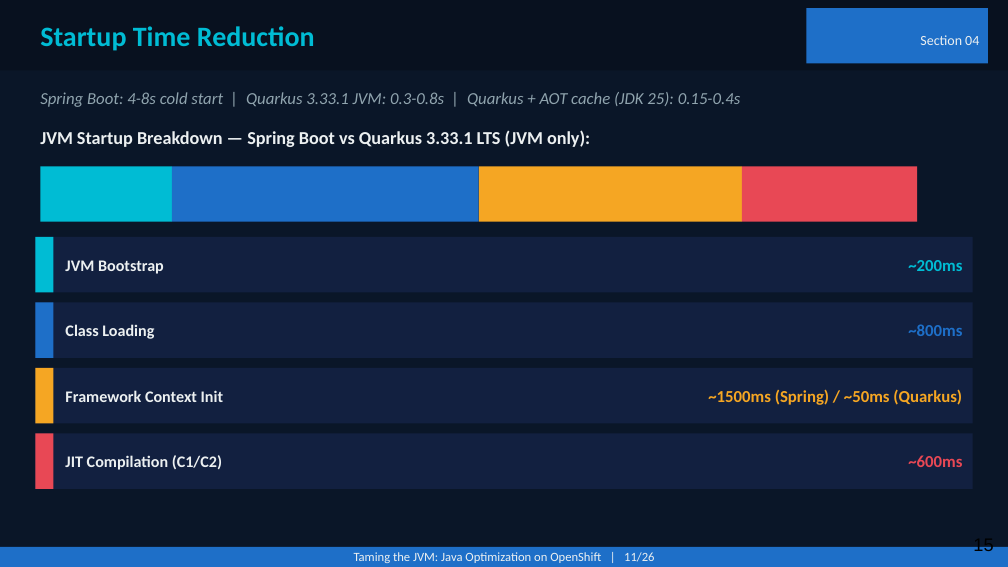
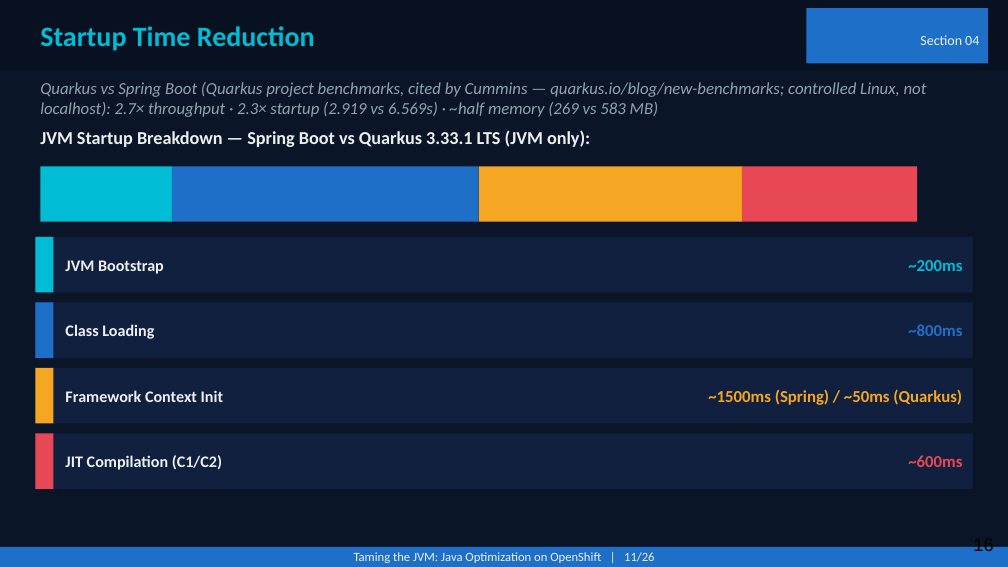
Before and after one commit to patterncatalyst/quarkus-optimization, a slide deck: slide 16 of presentation/optimizing-quarkus-on-kubernetes.pptx (slide 15 before the commit). Drawn at 1008x567 pixels with LibreOffice and Linux fonts; fonts in the diff are those of the drawing. Boxes give left, top, right and bottom in pixels: in the first picture for what was removed or moved away, otherwise in the second. Text is boxed around its words. In the diff, an @@ line names an element or a change of style, - is before the commit and + after.

Commit message:
feat(presentation): add measurement + execution-model slides; refresh citations
Tier 1+2 augmentations (deck now 56 slides):
- New slide (pos 4) 'How We Measured' — JMH/warmup, laptop/thermal caveat,
  localhost != production; cites Evans/Gough + Shirazi #308
- New slide (pos 19) 'Choosing an Execution Model' — blocking / @RunOnVirtualThread
  / reactive as a trade-off; JEP 491 (synchronized no longer pins), Agroal bound
- slide17: jvm.threads.live counts platform threads only; execution-model spectrum
- slide15: sourced Quarkus-vs-Spring figures (project benchmarks, cited by Cummins)
- slide30 + README: complete Evans (2nd ed, ISBN) + Schneider cites; add javaperformancetuning

Injected via clone-of-style + validation gate (python-pptx load, 56-page render).
Tone cleanup of the new slides' wording follows in the next pass.

```diff
--- a/presentation/optimizing-quarkus-on-kubernetes.pptx
+++ b/presentation/optimizing-quarkus-on-kubernetes.pptx
@@ text at (40, 82, 927, 117): text changed @@
-Spring Boot: 4-8s cold start | Quarkus 3.33.1 JVM: 0.3-0.8s | Quarkus + AOT cache (JDK 25): 0.15-0.4s
+Quarkus vs Spring Boot (Quarkus project benchmarks, cited by Cummins — quarkus.io/blog/new-benchmarks; controlled Linux, not localhost): 2.7× throughput · 2.3× startup (2.919 vs 6.569s) · ~half memory (269 vs 583 MB)
```
Also in this commit, not shown: 2 other slides changed, 2 slides added, 1 other file.
